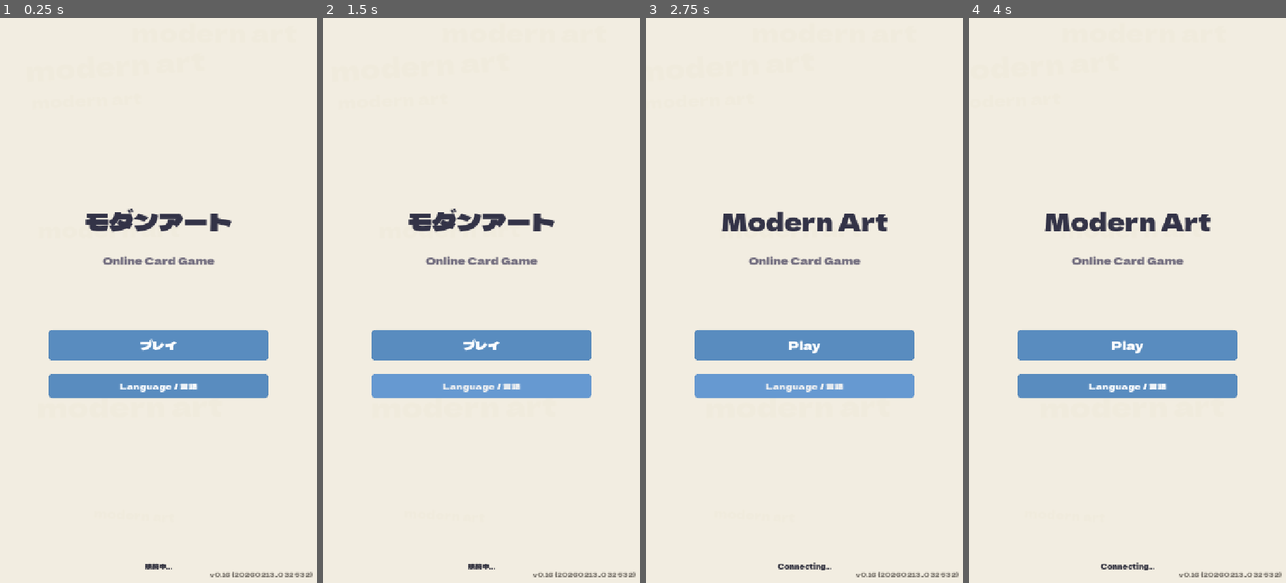
Above: before the commit, frames 1-4 (left to right).
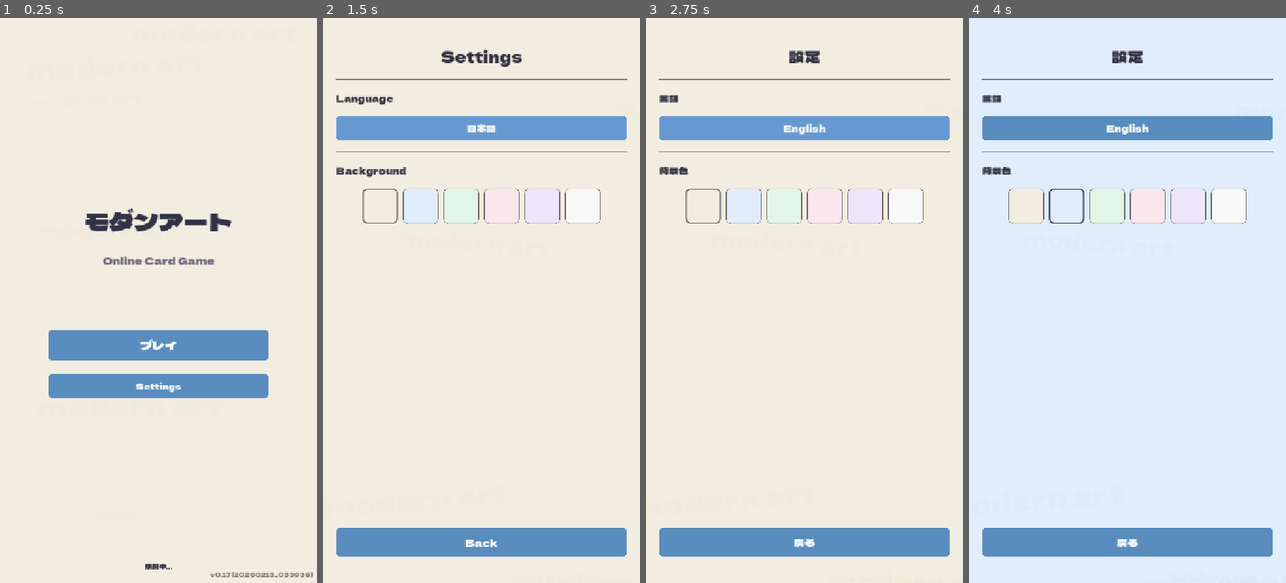
Above: after the commit, the same moments.

Repository: elefolo4565/modern-art
Game: Godot game, scene res://scenes/main.tscn
Same seed, same stepped clock (60 frames per second), same inputs: the game is played once before the commit and once after it.
Inputs (mouse positions are in pixels of both pictures, inside the frame that each line leads up to):
- Up to frame 1 (0.25 s): no input
- Up to frame 2 (1.5 s): click (481, 385) at 0.5 s, where only the run before the commit has a clickable "Language / 言語"; click "Language / 言語" (after the commit: "English") at 1.25 s
- Up to frame 3 (2.75 s): click "Language / 言語" (after the commit: "日本語") at 2 s
- Up to frame 4 (4 s): click (1026, 204) at 2.77 s; click (1067, 204) at 3.52 s

The runs differ from the first frame. In frame 1, 0.3% of the frame differs, in the area x 37-99%, y 64-99%; in frame 2, 19%; in frame 3, 19%; in frame 4, 95%, in the area x 0-100%, y 0-100%.

Commit message:
Add settings screen with background color selection (6 presets)
Co-Authored-By: Claude Opus 4.6 <noreply@anthropic.com>

Diff:
--- a/client/project.godot
+++ b/client/project.godot
@@ -20,6 +20,7 @@
 Network="*res://scripts/autoload/network.gd"
 GameState="*res://scripts/autoload/game_state.gd"
 Locale="*res://scripts/autoload/locale.gd"
+Settings="*res://scripts/autoload/settings.gd"
 
 [display]
 
--- /dev/null
+++ b/client/scenes/settings/settings.tscn
@@ -0,0 +1,80 @@
+[gd_scene load_steps=3 format=3 uid="uid://settings001"]
+
+[ext_resource type="Script" path="res://scripts/settings/settings.gd" id="1"]
+[ext_resource type="Script" path="res://scripts/components/bg_text_flow.gd" id="bg_text_flow"]
+
+[node name="Settings" type="Control"]
+layout_mode = 3
+anchors_preset = 15
+anchor_right = 1.0
+anchor_bottom = 1.0
+grow_horizontal = 2
+grow_vertical = 2
+script = ExtResource("1")
+
+[node name="BG" type="ColorRect" parent="."]
+layout_mode = 1
+anchors_preset = 15
+anchor_right = 1.0
+anchor_bottom = 1.0
+color = Color(0.95, 0.93, 0.88, 1)
+
+[node name="TextFlow" type="Control" parent="."]
+layout_mode = 1
+anchors_preset = 15
+anchor_right = 1.0
+anchor_bottom = 1.0
+mouse_filter = 2
+script = ExtResource("bg_text_flow")
+
+[node name="MarginContainer" type="MarginContainer" parent="."]
+layout_mode = 1
+anchors_preset = 15
+anchor_right = 1.0
+anchor_bottom = 1.0
+theme_override_constants/margin_left = 30
+theme_override_constants/margin_top = 60
+theme_override_constants/margin_right = 30
+theme_override_constants/margin_bottom = 60
+
+[node name="VBox" type="VBoxContainer" parent="MarginContainer"]
+layout_mode = 2
+theme_override_constants/separation = 24
+
+[node name="TitleLabel" type="Label" parent="MarginContainer/VBox"]
+layout_mode = 2
+theme_override_font_sizes/font_size = 36
+horizontal_alignment = 1
+
+[node name="HSeparator" type="HSeparator" parent="MarginContainer/VBox"]
+layout_mode = 2
+
+[node name="LangLabel" type="Label" parent="MarginContainer/VBox"]
+layout_mode = 2
+theme_override_font_sizes/font_size = 22
+
+[node name="LangButton" type="Button" parent="MarginContainer/VBox"]
+layout_mode = 2
+custom_minimum_size = Vector2(0, 55)
+theme_override_font_sizes/font_size = 22
+
+[node name="HSeparator2" type="HSeparator" parent="MarginContainer/VBox"]
+layout_mode = 2
+
+[node name="BGColorLabel" type="Label" parent="MarginContainer/VBox"]
+layout_mode = 2
+theme_override_font_sizes/font_size = 22
+
+[node name="ColorGrid" type="HBoxContainer" parent="MarginContainer/VBox"]
+layout_mode = 2
+theme_override_constants/separation = 12
+alignment = 1
+
+[node name="Spacer" type="Control" parent="MarginContainer/VBox"]
+layout_mode = 2
+size_flags_vertical = 3
+
+[node name="BackButton" type="Button" parent="MarginContainer/VBox"]
+layout_mode = 2
+custom_minimum_size = Vector2(0, 65)
+theme_override_font_sizes/font_size = 24
--- a/client/scenes/title/title.tscn
+++ b/client/scenes/title/title.tscn
@@ -73,11 +73,11 @@
 theme_override_font_sizes/font_size = 28
 text = "PLAY"
 
-[node name="LangButton" type="Button" parent="VBox"]
+[node name="SettingsButton" type="Button" parent="VBox"]
 layout_mode = 2
 custom_minimum_size = Vector2(0, 55)
 theme_override_font_sizes/font_size = 20
-text = "Language / 言語"
+text = "Settings"
 
 [node name="ConnectionLabel" type="Label" parent="."]
 layout_mode = 1
--- a/client/scripts/autoload/game_state.gd
+++ b/client/scripts/autoload/game_state.gd
@@ -2,8 +2,8 @@
 
 ## Client-side game state, updated by server messages.
 
-const VERSION: String = "0.16"
-const BUILD_DATE: String = "20260213_032532"
+const VERSION: String = "0.17"
+const BUILD_DATE: String = "20260213_033939"
 
 signal state_changed
 signal hand_updated
--- a/client/scripts/autoload/locale.gd
+++ b/client/scripts/autoload/locale.gd
@@ -28,6 +28,9 @@
 		"title_play": {"ja": "プレイ", "en": "Play"},
 		"title_settings": {"ja": "設定", "en": "Settings"},
 		"title_language": {"ja": "Language / 言語", "en": "Language / 言語"},
+		"settings_title": {"ja": "設定", "en": "Settings"},
+		"settings_language": {"ja": "言語", "en": "Language"},
+		"settings_bg_color": {"ja": "背景色", "en": "Background"},
 
 		# Lobby
 		"lobby_title": {"ja": "ロビー", "en": "Lobby"},
--- /dev/null
+++ b/client/scripts/autoload/settings.gd
@@ -0,0 +1,44 @@
+extends Node
+
+## Display settings manager (background color, etc.)
+
+signal bg_color_changed
+
+const SAVE_PATH := "user://settings.cfg"
+
+const BG_PRESETS := [
+	{"key": "cream",  "color": Color(0.95, 0.93, 0.88, 1)},
+	{"key": "blue",   "color": Color(0.88, 0.93, 0.98, 1)},
+	{"key": "green",  "color": Color(0.89, 0.96, 0.90, 1)},
+	{"key": "pink",   "color": Color(0.98, 0.90, 0.93, 1)},
+	{"key": "purple", "color": Color(0.93, 0.90, 0.98, 1)},
+	{"key": "white",  "color": Color(0.97, 0.97, 0.97, 1)},
+]
+
+var bg_color_index: int = 0
+
+func _ready() -> void:
+	_load_settings()
+
+func get_bg_color() -> Color:
+	return BG_PRESETS[bg_color_index].color
+
+func set_bg_color_index(idx: int) -> void:
+	bg_color_index = clampi(idx, 0, BG_PRESETS.size() - 1)
+	_save_settings()
+	bg_color_changed.emit()
+
+func get_flow_text_color() -> Color:
+	var bg := get_bg_color()
+	return Color(bg.r - 0.07, bg.g - 0.08, bg.b - 0.10, 0.13)
+
+func _load_settings() -> void:
+	var config := ConfigFile.new()
+	if config.load(SAVE_PATH) == OK:
+		bg_color_index = clampi(config.get_value("display", "bg_color_index", 0), 0, BG_PRESETS.size() - 1)
+
+func _save_settings() -> void:
+	var config := ConfigFile.new()
+	config.load(SAVE_PATH)
+	config.set_value("display", "bg_color_index", bg_color_index)
+	config.save(SAVE_PATH)
--- a/client/scripts/components/bg_text_flow.gd
+++ b/client/scripts/components/bg_text_flow.gd
@@ -9,7 +9,7 @@
 
 const SPAWN_INTERVAL := 1.8
 const TEXT := "modern art"
-const COLOR := Color(0.88, 0.85, 0.78, 0.13)
+const FALLBACK_COLOR := Color(0.88, 0.85, 0.78, 0.13)
 const MIN_SIZE := 28
 const MAX_SIZE := 64
 const MIN_SPEED := 15.0
@@ -19,9 +19,21 @@
 	clip_contents = true
 	mouse_filter = Control.MOUSE_FILTER_IGNORE
 	_font = preload("res://assets/fonts/DelaGothicOne-Regular.ttf")
+	if Settings:
+		Settings.bg_color_changed.connect(_on_bg_color_changed)
 	# Seed some initial texts so screen isn't empty at start
 	for i in range(6):
 		_spawn_text(true)
+
+func _get_text_color() -> Color:
+	if Settings:
+		return Settings.get_flow_text_color()
+	return FALLBACK_COLOR
+
+func _on_bg_color_changed() -> void:
+	var c := _get_text_color()
+	for label in _texts:
+		label.add_theme_color_override("font_color", c)
 
 func _process(delta: float) -> void:
 	_spawn_timer += delta
@@ -50,7 +62,7 @@
 
 	var font_size := randi_range(MIN_SIZE, MAX_SIZE)
 	label.add_theme_font_size_override("font_size", font_size)
-	label.add_theme_color_override("font_color", COLOR)
+	label.add_theme_color_override("font_color", _get_text_color())
 
 	# Random direction: left-to-right or right-to-left
 	var dir := 1 if randf() > 0.5 else -1
--- a/client/scripts/game/game_board.gd
+++ b/client/scripts/game/game_board.gd
@@ -33,6 +33,8 @@
 @onready var paintings_content: VBoxContainer = $PaintingsOverlay/PaintingsMargin/PaintingsVBox/PaintingsScroll/PaintingsContent
 @onready var paintings_close_button: Button = $PaintingsOverlay/PaintingsMargin/PaintingsVBox/PaintingsTitleBar/PaintingsCloseButton
 
+@onready var bg_rect: ColorRect = $BG
+
 const PLAYER_INFO_SCENE := preload("res://scenes/components/player_info.tscn")
 const AUCTION_ICONS := {"open": ">>", "once_around": "->", "sealed": "[]", "fixed_price": "$=", "double": "x2"}
 
@@ -65,6 +67,8 @@
 	GameState.hand_updated.connect(_update_hand_state)
 	GameState.state_changed.connect(_refresh_all)
 	Locale.language_changed.connect(_update_texts)
+	Settings.bg_color_changed.connect(func(): bg_rect.color = Settings.get_bg_color())
+	bg_rect.color = Settings.get_bg_color()
 
 	# Initialize if game already started (scene reload)
 	if GameState.players.size() > 0:
--- a/client/scripts/game/result.gd
+++ b/client/scripts/game/result.gd
@@ -11,10 +11,13 @@
 @onready var market_label: Label = $MarginContainer/VBox/MarketLabel
 @onready var market_results: VBoxContainer = $MarginContainer/VBox/MarketResults
 @onready var back_button: Button = $MarginContainer/VBox/BackButton
+@onready var bg_rect: ColorRect = $BG
 
 func _ready() -> void:
 	back_button.pressed.connect(_on_back_pressed)
 	Locale.language_changed.connect(_update_texts)
+	Settings.bg_color_changed.connect(func(): bg_rect.color = Settings.get_bg_color())
+	bg_rect.color = Settings.get_bg_color()
 	_display_results()
 
 func _display_results() -> void:
--- a/client/scripts/lobby/lobby.gd
+++ b/client/scripts/lobby/lobby.gd
@@ -15,6 +15,7 @@
 @onready var no_rooms_label: Label = $MarginContainer/VBox/RoomListScroll/RoomList/NoRoomsLabel
 @onready var back_button: Button = $MarginContainer/VBox/BackButton
 @onready var error_label: Label = $MarginContainer/VBox/ErrorLabel
+@onready var bg_rect: ColorRect = $BG
 
 const SAVE_PATH := "user://settings.cfg"
 
@@ -32,6 +33,8 @@
 	Network.connected.connect(_on_connected)
 	Network.disconnected.connect(_on_disconnected)
 	Locale.language_changed.connect(_update_texts)
+	Settings.bg_color_changed.connect(func(): bg_rect.color = Settings.get_bg_color())
+	bg_rect.color = Settings.get_bg_color()
 
 	# Restore player name: from GameState (same session) or saved file
 	if GameState.player_name != "":
--- a/client/scripts/lobby/waiting_room.gd
+++ b/client/scripts/lobby/waiting_room.gd
@@ -17,6 +17,7 @@
 @onready var hard_btn: Button = $MarginContainer/VBox/DifficultyRow/HardBtn
 @onready var start_button: Button = $MarginContainer/VBox/StartButton
 @onready var back_button: Button = $MarginContainer/VBox/BackButton
+@onready var bg_rect: ColorRect = $BG
 
 var _ai_difficulty: String = "normal"
 
@@ -34,6 +35,8 @@
 	GameState.game_started.connect(_on_game_started)
 	GameState.error_received.connect(_on_error)
 	Locale.language_changed.connect(_update_texts)
+	Settings.bg_color_changed.connect(func(): bg_rect.color = Settings.get_bg_color())
+	bg_rect.color = Settings.get_bg_color()
 
 	_update_texts()
 	_update_player_list()
--- a/client/scripts/main.gd
+++ b/client/scripts/main.gd
@@ -7,6 +7,7 @@
 const WAITING_SCENE := "res://scenes/lobby/waiting_room.tscn"
 const GAME_SCENE := "res://scenes/game/game_board.tscn"
 const RESULT_SCENE := "res://scenes/game/result.tscn"
+const SETTINGS_SCENE := "res://scenes/settings/settings.tscn"
 
 var _current_scene: Control = null
 
@@ -34,6 +35,8 @@
 			_current_scene.connect("go_to_game", _on_go_to_game)
 		if _current_scene.has_signal("go_to_result"):
 			_current_scene.connect("go_to_result", _on_go_to_result)
+		if _current_scene.has_signal("go_to_settings"):
+			_current_scene.connect("go_to_settings", _on_go_to_settings)
 
 func _on_go_to_title() -> void:
 	_change_scene(TITLE_SCENE)
@@ -49,3 +52,6 @@
 
 func _on_go_to_result() -> void:
 	_change_scene(RESULT_SCENE)
+
+func _on_go_to_settings() -> void:
+	_change_scene(SETTINGS_SCENE)
--- /dev/null
+++ b/client/scripts/settings/settings.gd
@@ -0,0 +1,96 @@
+extends Control
+
+signal go_to_title
+
+@onready var title_label: Label = $MarginContainer/VBox/TitleLabel
+@onready var lang_label: Label = $MarginContainer/VBox/LangLabel
+@onready var lang_button: Button = $MarginContainer/VBox/LangButton
+@onready var bg_color_label: Label = $MarginContainer/VBox/BGColorLabel
+@onready var color_grid: HBoxContainer = $MarginContainer/VBox/ColorGrid
+@onready var back_button: Button = $MarginContainer/VBox/BackButton
+@onready var bg_rect: ColorRect = $BG
+
+var _color_buttons: Array[Button] = []
+
+func _ready() -> void:
+	lang_button.pressed.connect(_on_lang_pressed)
+	back_button.pressed.connect(_on_back_pressed)
+	Locale.language_changed.connect(_update_texts)
+	Settings.bg_color_changed.connect(_on_bg_color_changed)
+
+	_create_color_buttons()
+	_update_texts()
+	bg_rect.color = Settings.get_bg_color()
+
+func _create_color_buttons() -> void:
+	for i in range(Settings.BG_PRESETS.size()):
+		var preset: Dictionary = Settings.BG_PRESETS[i]
+		var btn := Button.new()
+		btn.custom_minimum_size = Vector2(80, 80)
+		btn.size_flags_horizontal = Control.SIZE_SHRINK_CENTER
+
+		var style := StyleBoxFlat.new()
+		style.bg_color = preset.color
+		style.corner_radius_top_left = 10
+		style.corner_radius_top_right = 10
+		style.corner_radius_bottom_left = 10
+		style.corner_radius_bottom_right = 10
+		style.border_color = Color(0.4, 0.4, 0.4, 1)
+
+		if i == Settings.bg_color_index:
+			style.border_width_left = 3
+			style.border_width_top = 3
+			style.border_width_right = 3
+			style.border_width_bottom = 3
+		else:
+			style.border_width_left = 1
+			style.border_width_top = 1
+			style.border_width_right = 1
+			style.border_width_bottom = 1
+
+		btn.add_theme_stylebox_override("normal", style)
+		btn.add_theme_stylebox_override("hover", style)
+		btn.add_theme_stylebox_override("pressed", style)
+		btn.text = ""
+		btn.pressed.connect(_on_color_pressed.bind(i))
+		color_grid.add_child(btn)
+		_color_buttons.append(btn)
+
+func _update_color_selection() -> void:
+	for i in range(_color_buttons.size()):
+		var style: StyleBoxFlat = _color_buttons[i].get_theme_stylebox("normal") as StyleBoxFlat
+		if i == Settings.bg_color_index:
+			style.border_width_left = 3
+			style.border_width_top = 3
+			style.border_width_right = 3
+			style.border_width_bottom = 3
+			style.border_color = Color(0.2, 0.2, 0.3, 1)
+		else:
+			style.border_width_left = 1
+			style.border_width_top = 1
+			style.border_width_right = 1
+			style.border_width_bottom = 1
+			style.border_color = Color(0.4, 0.4, 0.4, 1)
+
+func _update_texts() -> void:
+	title_label.text = Locale.t("settings_title")
+	lang_label.text = Locale.t("settings_language")
+	bg_color_label.text = Locale.t("settings_bg_color")
+	back_button.text = Locale.t("back")
+	if Locale.get_language() == "ja":
+		lang_button.text = "English"
+	else:
+		lang_button.text = "日本語"
+
+func _on_lang_pressed() -> void:
+	Locale.toggle_language()
+
+func _on_color_pressed(idx: int) -> void:
+	Settings.set_bg_color_index(idx)
+
+func _on_bg_color_changed() -> void:
+	bg_rect.color = Settings.get_bg_color()
+	_update_color_selection()
+
+func _on_back_pressed() -> void:
+	go_to_title.emit()
--- a/client/scripts/title/title.gd
+++ b/client/scripts/title/title.gd
@@ -1,23 +1,27 @@
 extends Control
 
 signal go_to_lobby
+signal go_to_settings
 
 @onready var title_label: Label = $VBox/TitleLabel
 @onready var subtitle_label: Label = $VBox/SubtitleLabel
 @onready var play_button: Button = $VBox/PlayButton
-@onready var lang_button: Button = $VBox/LangButton
+@onready var settings_button: Button = $VBox/SettingsButton
 @onready var connection_label: Label = $ConnectionLabel
 @onready var version_label: Label = $VersionLabel
+@onready var bg_rect: ColorRect = $BG
 
 func _ready() -> void:
 	play_button.pressed.connect(_on_play_pressed)
-	lang_button.pressed.connect(_on_lang_pressed)
+	settings_button.pressed.connect(_on_settings_pressed)
 	Network.connected.connect(_on_connected)
 	Network.disconnected.connect(_on_disconnected)
 	Locale.language_changed.connect(_update_texts)
+	Settings.bg_color_changed.connect(_on_bg_color_changed)
 	_update_texts()
 
 	version_label.text = "v" + GameState.VERSION + " (" + GameState.BUILD_DATE + ")"
+	bg_rect.color = Settings.get_bg_color()
 
 	# Start connecting to server
 	connection_label.text = Locale.t("connecting")
@@ -36,8 +40,11 @@
 		Network.connect_to_server()
 	go_to_lobby.emit()
 
-func _on_lang_pressed() -> void:
-	Locale.toggle_language()
+func _on_settings_pressed() -> void:
+	go_to_settings.emit()
+
+func _on_bg_color_changed() -> void:
+	bg_rect.color = Settings.get_bg_color()
 
 func _on_connected() -> void:
 	connection_label.text = ""
Not shown, changed: CLAUDE.md
